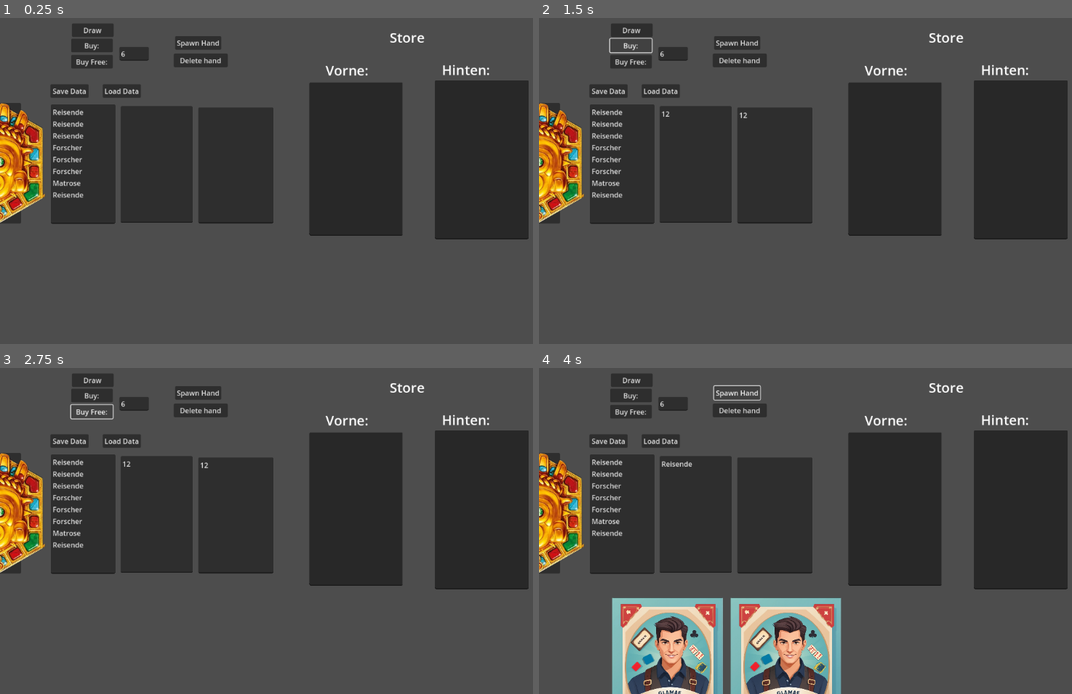
Above: before the commit, frames 1-4 (two rows, left to right).
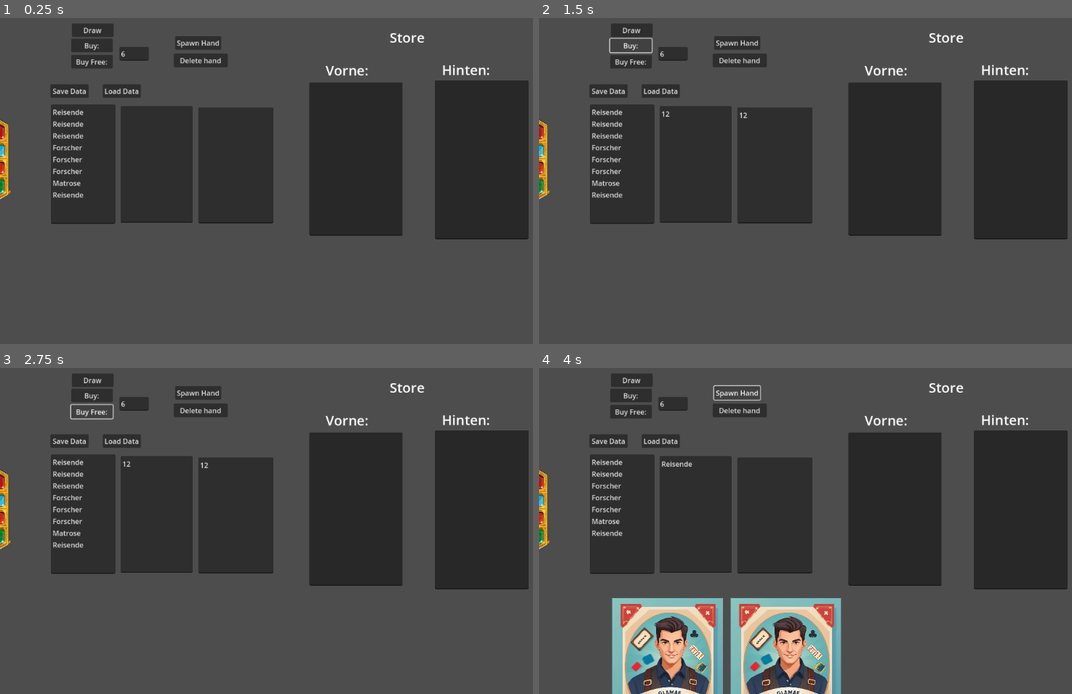
Above: after the commit, the same moments.

Repository: AdminL3/El-Dorado-Assistent
Game: Godot game, scene res://scenes/game.tscn
Same seed, same stepped clock (60 frames per second), same inputs: the game is played once before the commit and once after it.
Inputs (mouse positions are in pixels of both pictures, inside the frame that each line leads up to):
- Up to frame 1 (0.25 s): no input
- Up to frame 2 (1.5 s): click (693, 164) at 0.52 s; type "12" at 0.6 s; click (773, 164) at 0.75 s; type "12" at 0.83 s; click "Buy:" at 1.25 s
- Up to frame 3 (2.75 s): click "Buy Free:" at 2 s
- Up to frame 4 (4 s): click "Draw" at 2.75 s; click "Spawn Hand" at 3.5 s

The runs differ from the first frame. In frame 1, 2.5% of the frame differs, in the area x 0-9%, y 26-64%; in frame 2, 2.5%; in frame 3, 2.5%; in frame 4, 2.5%.
Error in both runs: Invalid access of index '6' on a base object of type: 'Array'. (res://scripts/manager.gd:183)

Commit message:
added a draw card

Diff:
--- a/scenes/game.tscn
+++ b/scenes/game.tscn
@@ -1,10 +1,21 @@
-[gd_scene load_steps=5 format=3 uid="uid://m1y7bg1lro0b"]
+[gd_scene load_steps=10 format=3 uid="uid://m1y7bg1lro0b"]
 
 [ext_resource type="Script" path="res://scripts/manager.gd" id="1_6hv34"]
 [ext_resource type="Script" path="res://scripts/cam.gd" id="2_q3s86"]
 [ext_resource type="Texture2D" uid="uid://buc1uk7u4ou5j" path="res://assets/back.png" id="3_kj12x"]
 
 [sub_resource type="RectangleShape2D" id="RectangleShape2D_n5hgs"]
+
+[sub_resource type="StyleBoxEmpty" id="StyleBoxEmpty_50kp2"]
+content_margin_left = 94.0
+
+[sub_resource type="StyleBoxEmpty" id="StyleBoxEmpty_ayx4i"]
+
+[sub_resource type="StyleBoxEmpty" id="StyleBoxEmpty_qro82"]
+
+[sub_resource type="StyleBoxEmpty" id="StyleBoxEmpty_n1g3j"]
+
+[sub_resource type="StyleBoxEmpty" id="StyleBoxEmpty_1ocy4"]
 
 [node name="Game" type="Node2D"]
 script = ExtResource("1_6hv34")
@@ -157,16 +168,20 @@
 shape = SubResource("RectangleShape2D_n5hgs")
 
 [node name="Button" type="Button" parent="."]
-offset_left = -225.0
-offset_top = 194.0
-offset_right = -43.0
-offset_bottom = 469.0
+offset_left = -351.0
+offset_top = 159.0
+offset_right = -66.0
+offset_bottom = 484.0
+theme_override_styles/normal = SubResource("StyleBoxEmpty_50kp2")
+theme_override_styles/hover = SubResource("StyleBoxEmpty_ayx4i")
+theme_override_styles/pressed = SubResource("StyleBoxEmpty_qro82")
+theme_override_styles/disabled = SubResource("StyleBoxEmpty_n1g3j")
+theme_override_styles/focus = SubResource("StyleBoxEmpty_1ocy4")
 
 [node name="Sprite2D" type="Sprite2D" parent="Button"]
-position = Vector2(94.25, 137.295)
+position = Vector2(142, 164)
 scale = Vector2(0.729572, 0.729572)
 texture = ExtResource("3_kj12x")
-metadata/_edit_lock_ = true
 
 [connection signal="pressed" from="Buttons/Buy" to="." method="_on_buycard_0_pressed"]
 [connection signal="pressed" from="Buttons/BuyFree" to="." method="buycard_free"]
